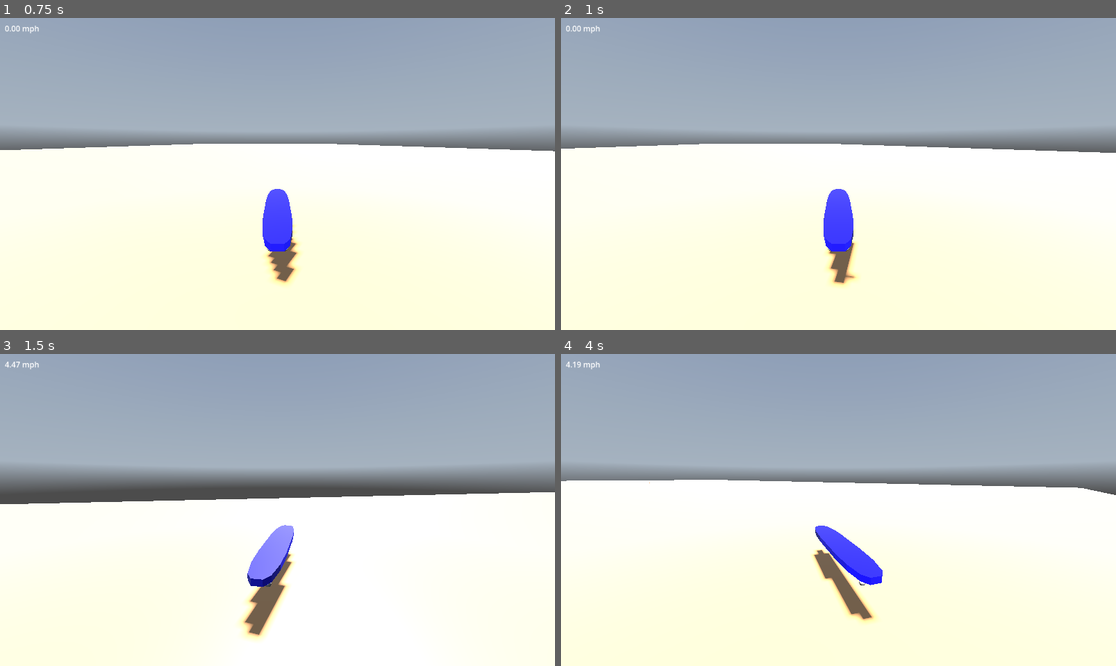
Above: before the commit, frames 1-4 (two rows, left to right).
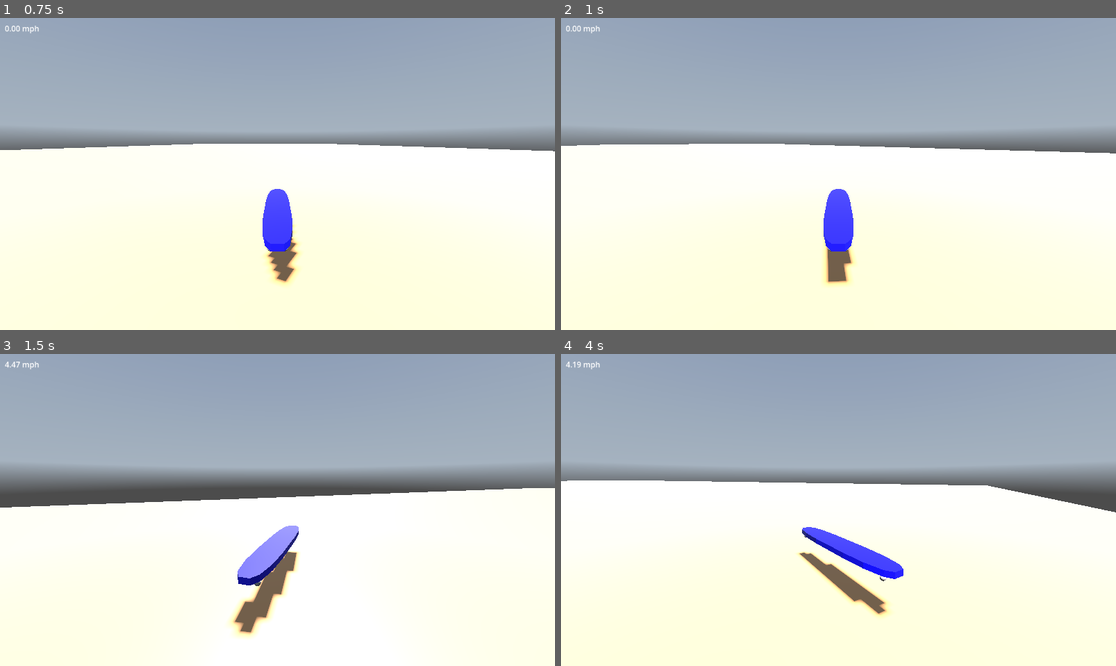
Above: after the commit, the same moments.

Repository: William-Young-97/hover-board
Game: Godot game, scene res://test.tscn
Same seed, same stepped clock (60 frames per second), same inputs: the game is played once before the commit and once after it. A sky picture missing from this copy of the repository is replaced by a grey-blue gradient.
Inputs:
- Up to frame 1 (0.75 s): hold D (right) from 0.53 s (still down)
- Up to frame 2 (1 s): keep holding D (right); tap Shift (jump_drift) at 0.77 s
- Up to frame 3 (1.5 s): release D (right) at 1.28 s; hold S (back) from 1.28 s (still down)
- Up to frame 4 (4 s): tap Shift (jump_drift) at 1.52, 3.02, 3.77 s; release S (back) at 2.03 s; hold D (right) 2.03-2.78 s; hold W (forward) 2.78-3.53 s; hold A (left) from 3.53 s (still down)

Frame 1 is identical in both runs. In frame 2, 0.8% of the frame differs, in the area x 0-100%, y 40-86%; in frame 3, 2.2%; in frame 4, 3.1%, in the area x 1-100%, y 40-87%.

Commit message:
drift decel projects back properly in neutral

Diff:
--- a/character_script.gd
+++ b/character_script.gd
@@ -18,6 +18,7 @@
 
 var base_jump_yaw = 0.0
 var top_speed := 50.0  # used in acceleration; steering; hclamp; tend to zero
+
 var left_drift = false
 var right_drift = false
 
--- a/states/drifting.gd
+++ b/states/drifting.gd
@@ -23,7 +23,9 @@
 	_apply_drift(character, delta)
 	accelerate_drift(character, delta)
 	decelerate_drift(character, delta)
-
+	print("fwd_dir: ", character.velocity.normalized())
+
+	#exit_at_10_mph(character)
 
 func on_trigger(character: Character, trigger: int) -> State:
 	match trigger:
@@ -45,8 +47,11 @@
 			dir = 1
 			var max_yaw = _scale_drift_yaw_to_speed(character, delta)
 			_scale_yaw_to_input(character, delta, max_yaw, dir)
+
 			_apply_inward_drift_velocity_blend(character, delta)
+
 		elif character.input_right:
+
 			_inward_drift_timer = 0
 			_apply_outward_drift(character, dir, delta)
 		else:
@@ -60,6 +65,7 @@
 			_apply_inward_drift_velocity_blend(character, delta)
 		elif character.input_left:
 			_inward_drift_timer = 0
+
 			_apply_outward_drift(character, dir, delta)
 		else:
 			_inward_drift_timer = 0
@@ -85,6 +91,7 @@
 	var forward_speed = blended_dir.dot(hvel)
 	var corrected_vel = blended_dir * forward_speed
 	corrected_vel += side_vel
+
 
 	character.velocity.x = corrected_vel.x
 	character.velocity.z = corrected_vel.z
@@ -114,7 +121,6 @@
 	elif dir == -1:
 		inward_held = character.input_right
 
-
 	if inward_held:
 		_inward_drift_timer = min(_inward_drift_timer + delta, max_hold_time)
 	else:
@@ -122,6 +128,7 @@
 
 	var t = _inward_drift_timer / max_hold_time # 0→1 over that second
 	var applied_yaw = lerp(starting_yaw_rate, max_yaw, t)
+
 	character.rotation.y += dir * applied_yaw * delta
 
 
@@ -165,15 +172,31 @@
 
 
 func decelerate_drift(character: Character, delta: float) -> void:
+	var _deceleration_rate := 10.0
+
+	var side = character.get_side_axis()
 	var forward = character.get_forward_direction()
 	forward.y = 0
 	forward = forward.normalized()
 
-	var _deceleration_rate := 10.0
-	var hvel = Vector3(character.velocity.x, 0, character.velocity.z)
-	var fwd_spd = forward.dot(hvel)
-
-	# extra guard, but drift should exit before 0
-	if character.input_backward and fwd_spd > 0:
-		var decel_amt = min(_deceleration_rate * delta, fwd_spd)
-		character.velocity -= forward * decel_amt
+
+	var hvel = Vector3(character.velocity.x, 0, character.velocity.z)
+	var speed = hvel.length()
+
+	if character.input_backward:
+		var decel_amt = min(_deceleration_rate * delta, speed)
+
+		var dir = hvel.normalized()
+		var new_speed = speed - decel_amt
+
+		var new_hvel = dir * new_speed
+
+		character.velocity.x = new_hvel.x
+		character.velocity.z = new_hvel.z
+
+func exit_at_10_mph(character: Character):
+	var hvel = Vector3(character.velocity.x, 0, character.velocity.z)
+	var mph = hvel.length() * 2.23694
+
+	if mph <= 10:
+		return GroundState.new()
--- a/states/jump_rotation.gd
+++ b/states/jump_rotation.gd
@@ -9,7 +9,7 @@
 var drift_dir = 0
 var bank_target_yaw := 0.0
 var bank_speed := 4.0 # radians/sec
-const default_drift_angle := deg_to_rad(15)
+const default_drift_angle := deg_to_rad(30)
 
 func enter(character: Character, delta):
 	if character.input_left:
